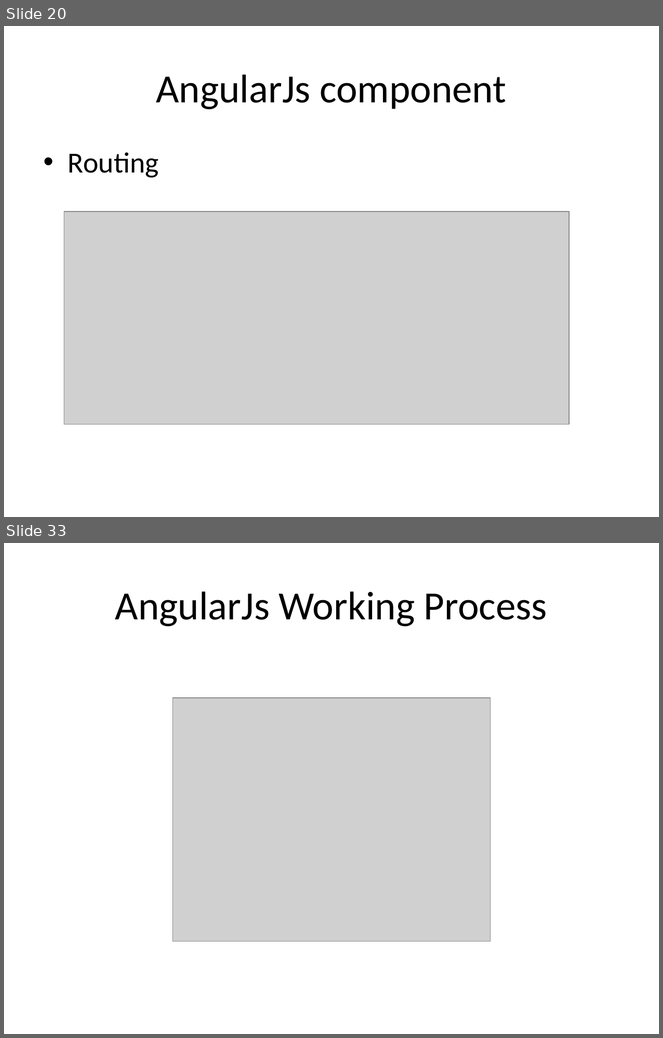
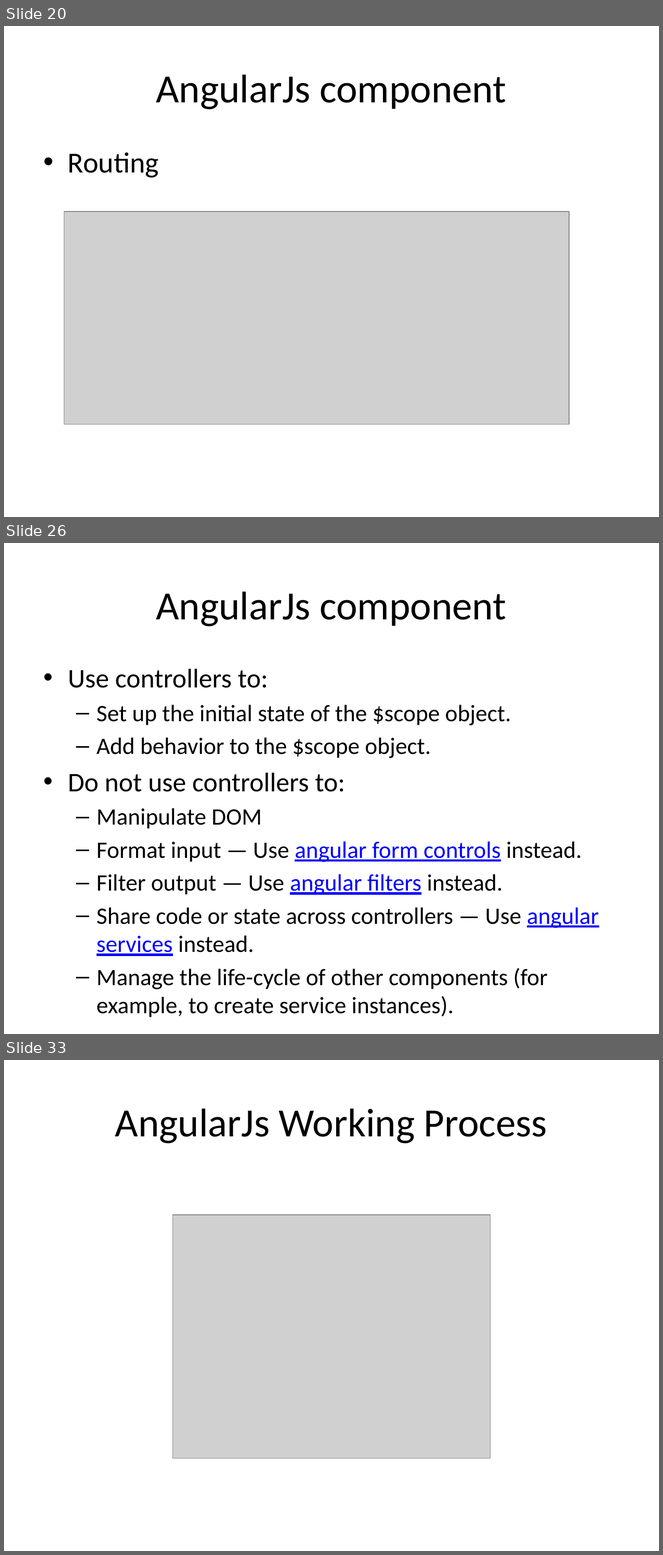
Before and after one commit to tasnim-reza/angularjs-class, a slide deck: class-2-Basic AngularJs/slides/basic angularjs.pptx. Shown one above the other, each under a label of ours: slides 20 and 33 before the commit, slides 20, 26 and 33 after it; the slides between them are not shown. The pictures are 663x1038 and 663x1555 pixels, drawn with LibreOffice and Linux fonts; fonts in the diff are those of the drawing; grey boxes stand for pictures. Boxes give left, top, right and bottom in pixels: in the first picture for what was removed or moved away, otherwise in the second. Text is boxed around its words. In the diff, an @@ line names an element or a change of style, - is before the commit and + after.

Commit message:
added angularjs component description class-2

```diff
--- a/class-2-Basic AngularJs/slides/basic angularjs.pptx
+++ b/class-2-Basic AngularJs/slides/basic angularjs.pptx
@@ slide 26 added at bbox=[4, 543, 659, 1034], background #FFFFFF @@
@@ title added at bbox=[156, 591, 506, 627], 44 pt, text #000000 @@
+AngularJs component
@@ text added at bbox=[68, 669, 599, 990], 25.9 pt, text #000000 @@
+• Use controllers to:
+  – Set up the initial state of the $scope object.
+  – Add behavior to the $scope object.
+• Do not use controllers to:
+  – Manipulate DOM
+  – Format input — Use angular form controls instead.
+  – Filter output — Use angular filters instead.
+  – Share code or state across controllers — Use angular services instead.
+  – Manage the life-cycle of other components (for example, to create service instances).
```
Also in this commit, not shown: 15 slides changed, 1 slide removed, 7 other files.
